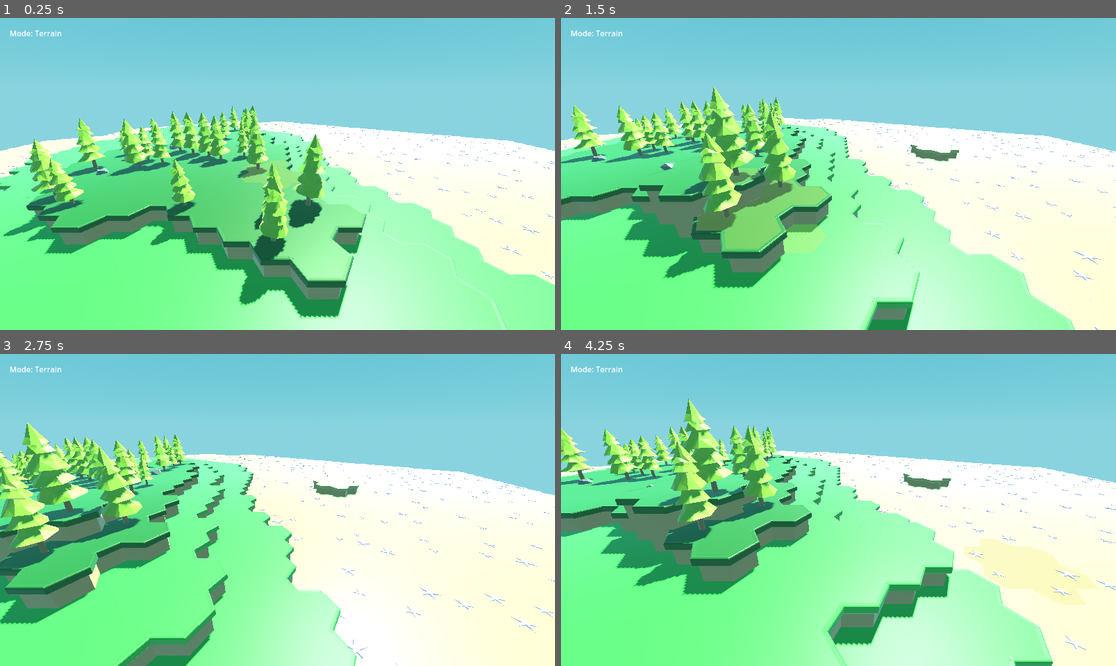
Above: before the commit, frames 1-4 (two rows, left to right).
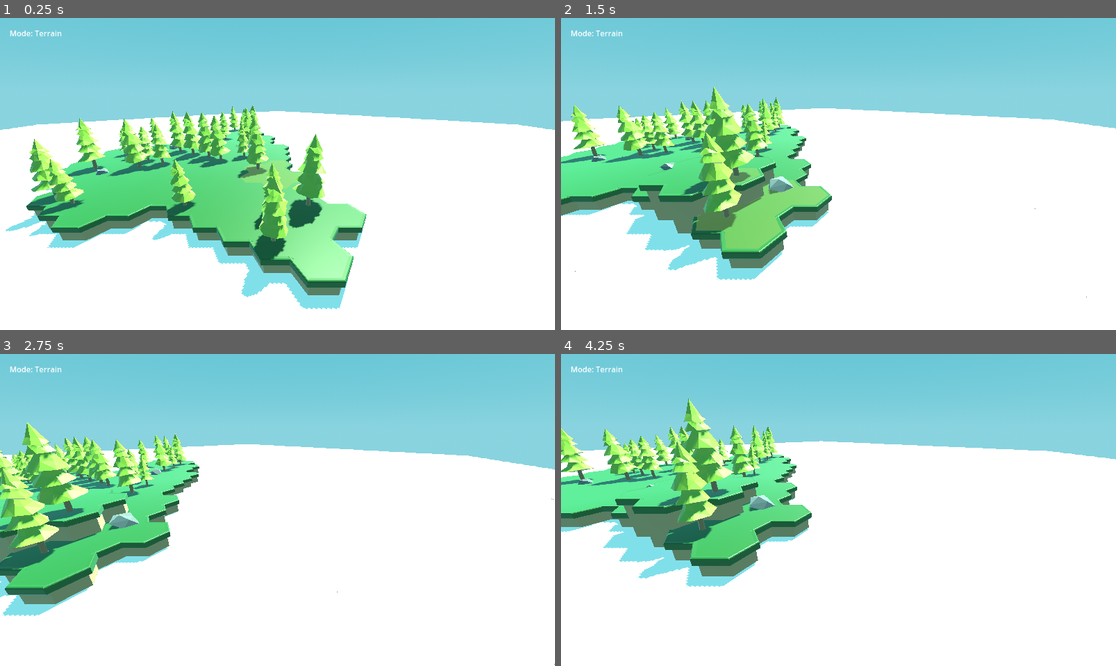
Above: after the commit, the same moments.

Repository: sixthkind/hexagon-godot
Game: Godot game, scene res://scene.tscn
Same seed, same stepped clock (60 frames per second), same inputs: the game is played once before the commit and once after it.
Inputs (mouse positions are in pixels of both pictures, inside the frame that each line leads up to):
- Up to frame 1 (0.25 s): no input
- Up to frame 2 (1.5 s): tap Enter at 0.5 s; move the mouse to (960, 158) at 0.52 s; hold D 0.53-1.25 s; tap Q at 0.6 s; click (960, 158) at 0.67 s; drag from (727, 189) to (810, 236) at 1.27 s
- Up to frame 3 (2.75 s): tap Space at 2 s; move the mouse to (333, 441) at 2.02 s; hold D from 2.03 s (still down); tap Shift at 2.1 s
- Up to frame 4 (4.25 s): release D at 2.75 s; drag from (810, 572) to (672, 463) at 2.77 s; tap Enter at 3.5 s; move the mouse to (1005, 556) at 3.52 s; hold A from 3.53 s (still down); tap Q at 3.6 s

The runs differ from the first frame. In frame 1, 38% of the frame differs, in the area x 0-100%, y 29-100%; in frame 2, 42%; in frame 3, 38%; in frame 4, 47%, in the area x 0-100%, y 22-100%.

Commit message:
Place water hexagons

Diff:
--- a/scene.tscn
+++ b/scene.tscn
@@ -20,6 +20,7 @@
 [ext_resource type="PackedScene" uid="uid://2yanaeh1l6xi" path="res://models/decorations/rock.glb" id="10_x4jig"]
 [ext_resource type="PackedScene" uid="uid://n1ve5vdccxbx" path="res://models/decorations/seashell.glb" id="13_vpyjf"]
 [ext_resource type="Script" path="res://scripts/ModeLabel.gd" id="18_p6vya"]
+[ext_resource type="Material" uid="uid://d3xg18xwqh1pq" path="res://materials/Water.tres" id="18_xvtk1"]
 
 [sub_resource type="ProceduralSkyMaterial" id="ProceduralSkyMaterial_2c7br"]
 sky_top_color = Color(0.282353, 0.619608, 0.698039, 1)
@@ -115,9 +116,52 @@
 overhang_mesh = ExtResource("9_wmoyh")
 terrain_mesh = ExtResource("4_lnbnb")
 
-[sub_resource type="PlaneMesh" id="PlaneMesh_3kst5"]
-subdivide_width = 10
-subdivide_depth = 10
+[sub_resource type="ArrayMesh" id="ArrayMesh_ui7nw"]
+_surfaces = [{
+"aabb": AABB(-0.866025, 1, -1, 1.73205, 1.00136e-05, 2),
+"format": 34896613377,
+"index_count": 18,
+"index_data": PackedByteArray(4, 0, 3, 0, 6, 0, 3, 0, 2, 0, 6, 0, 4, 0, 6, 0, 5, 0, 2, 0, 1, 0, 6, 0, 1, 0, 0, 0, 6, 0, 6, 0, 0, 0, 5, 0),
+"lods": [1e-10, PackedByteArray(3, 0, 2, 0, 4, 0, 2, 0, 1, 0, 4, 0, 1, 0, 0, 0, 4, 0, 4, 0, 0, 0, 5, 0)],
+"name": "Water",
+"primitive": 3,
+"uv_scale": Vector4(0, 0, 0, 0),
+"vertex_count": 7,
+"vertex_data": PackedByteArray(255, 127, 0, 0, 0, 0, 0, 0, 255, 255, 0, 0, 255, 63, 0, 0, 255, 255, 0, 0, 255, 191, 0, 0, 255, 127, 0, 0, 255, 255, 0, 0, 0, 0, 0, 0, 255, 191, 0, 0, 0, 0, 0, 0, 255, 63, 0, 0, 255, 127, 0, 0, 255, 127, 0, 0)
+}]
+blend_shape_mode = 0
+
+[sub_resource type="ArrayMesh" id="ArrayMesh_tehgb"]
+resource_name = "water_Cylinder_004"
+_surfaces = [{
+"aabb": AABB(-0.866025, 1, -1, 1.73205, 1.00136e-05, 2),
+"attribute_data": PackedByteArray(0, 0, 255, 255, 0, 0, 255, 255, 0, 0, 255, 255, 0, 0, 255, 255, 0, 0, 255, 255, 0, 0, 255, 255, 0, 0, 255, 255),
+"format": 34896613399,
+"index_count": 18,
+"index_data": PackedByteArray(4, 0, 3, 0, 6, 0, 3, 0, 2, 0, 6, 0, 4, 0, 6, 0, 5, 0, 2, 0, 1, 0, 6, 0, 1, 0, 0, 0, 6, 0, 6, 0, 0, 0, 5, 0),
+"lods": [1e-10, PackedByteArray(3, 0, 2, 0, 4, 0, 2, 0, 1, 0, 4, 0, 1, 0, 0, 0, 4, 0, 4, 0, 0, 0, 5, 0)],
+"material": ExtResource("18_xvtk1"),
+"name": "Water",
+"primitive": 3,
+"uv_scale": Vector4(0, 0, 0, 0),
+"vertex_count": 7,
+"vertex_data": PackedByteArray(255, 127, 0, 0, 0, 0, 255, 191, 255, 255, 0, 0, 255, 63, 255, 191, 255, 255, 0, 0, 255, 191, 255, 191, 255, 127, 0, 0, 255, 255, 255, 191, 0, 0, 0, 0, 255, 191, 255, 191, 0, 0, 0, 0, 255, 63, 255, 191, 255, 127, 0, 0, 255, 127, 255, 191, 0, 0, 255, 127, 0, 0, 255, 127, 0, 0, 255, 127, 0, 0, 255, 127, 0, 0, 255, 127, 0, 0, 255, 127, 0, 0, 255, 127)
+}]
+blend_shape_mode = 0
+shadow_mesh = SubResource("ArrayMesh_ui7nw")
+
+[sub_resource type="PackedScene" id="PackedScene_0t3jq"]
+_bundled = {
+"conn_count": 0,
+"conns": PackedInt32Array(),
+"editable_instances": [],
+"names": PackedStringArray("water", "Node3D", "Cylinder_001", "transform", "mesh", "skeleton", "MeshInstance3D"),
+"node_count": 2,
+"node_paths": [],
+"nodes": PackedInt32Array(-1, -1, 1, 0, -1, 0, 0, 0, 0, 6, 2, -1, 3, 3, 0, 4, 1, 5, 2, 0),
+"variants": [Transform3D(3.57628e-07, -2.72848e-12, 1, -5.32376e-05, -0.15, 0, 1, -7.98563e-06, -3.57628e-07, 0, 0.15, 0), SubResource("ArrayMesh_tehgb"), NodePath("")],
+"version": 3
+}
 
 [node name="Scene" type="Node3D"]
 
@@ -142,16 +186,13 @@
 terrain_type_criteria = Array[ExtResource("4_y6omn")]([SubResource("Resource_iqeip"), SubResource("Resource_k5c5d"), SubResource("Resource_0rgap")])
 terrain_types = Array[ExtResource("2_b56jq")]([SubResource("Resource_vgnlr"), SubResource("Resource_ilxcr"), SubResource("Resource_w0bmo")])
 hexagon_instance = ExtResource("5_u0dwq")
+water_instance = SubResource("PackedScene_0t3jq")
+water_material = ExtResource("8_hs4hb")
 highlight_instance = ExtResource("8_l371f")
 
 [node name="Hexagons" type="Node3D" parent="World"]
 
 [node name="Highlight" type="Node3D" parent="World"]
-
-[node name="water2" type="MeshInstance3D" parent="World"]
-transform = Transform3D(100, 0, 0, 0, 100, 0, 0, 0, 100, 0, 1, 0)
-material_override = ExtResource("8_hs4hb")
-mesh = SubResource("PlaneMesh_3kst5")
 
 [node name="MarginContainer" type="MarginContainer" parent="."]
 offset_right = 40.0
--- a/scripts/World.gd
+++ b/scripts/World.gd
@@ -3,6 +3,7 @@
 @export_category("World Settings")
 @export_range(0, 50) var hexagon_count: int = 3 # Radius of hexagons around center
 @export_range(1, 20) var max_hexagon_height: int = 10
+@export_range(0, 20) var water_height: float = 3.5
 
 @export_category("Default terrain")
 @export_range(0.0001, 0.01) var noise_frequency: float = 0.001
@@ -18,6 +19,8 @@
 
 @export_group("Instances")
 @export var hexagon_instance: PackedScene
+@export var water_instance: PackedScene
+@export var water_material: Material
 @export var highlight_instance: PackedScene
 
 var hexagons: Dictionary = {} # Key = cube position
--- a/scripts/hexagons/Hexagon.gd
+++ b/scripts/hexagons/Hexagon.gd
@@ -31,6 +31,7 @@
 	place_terrain_meshes(mesh_parent)
 	place_cover_mesh(mesh_parent)
 	place_overhang_meshes(mesh_parent)
+	place_water_mesh(mesh_parent)
 	place_decoration_mesh(mesh_parent)
 
 func place_terrain_meshes(mesh_parent: Node3D):
@@ -59,11 +60,18 @@
 		overhang_mesh.position = Vector3i(0, self.height, 0)
 		overhang_mesh.rotation = Vector3(0, HexagonUtils.edge_angles[i], 0)
 
+func place_water_mesh(mesh_parent: Node3D):
+	if self.height > world.water_height: return
+
+	var water_mesh: Node3D = world.water_instance.instantiate()
+	mesh_parent.add_child(water_mesh)
+	water_mesh.position = Vector3(0, world.water_height, 0)
+
 func place_decoration_mesh(mesh_parent: Node3D):
 	if not self.terrain_type.decorations: return
 	if not self.has_decoration: return
 
-	var decoration: Decoration = self.terrain_type.get_decoration(self.height >= 2) # TODO: parameter for water height
+	var decoration: Decoration = self.terrain_type.get_decoration(self.height >= world.water_height)
 	if not decoration: return
 
 	var decoration_mesh: Node3D = decoration.mesh.instantiate()
Binary file changed: models/water.glb
Not shown: 1 places in scene.tscn that only renumber resources
